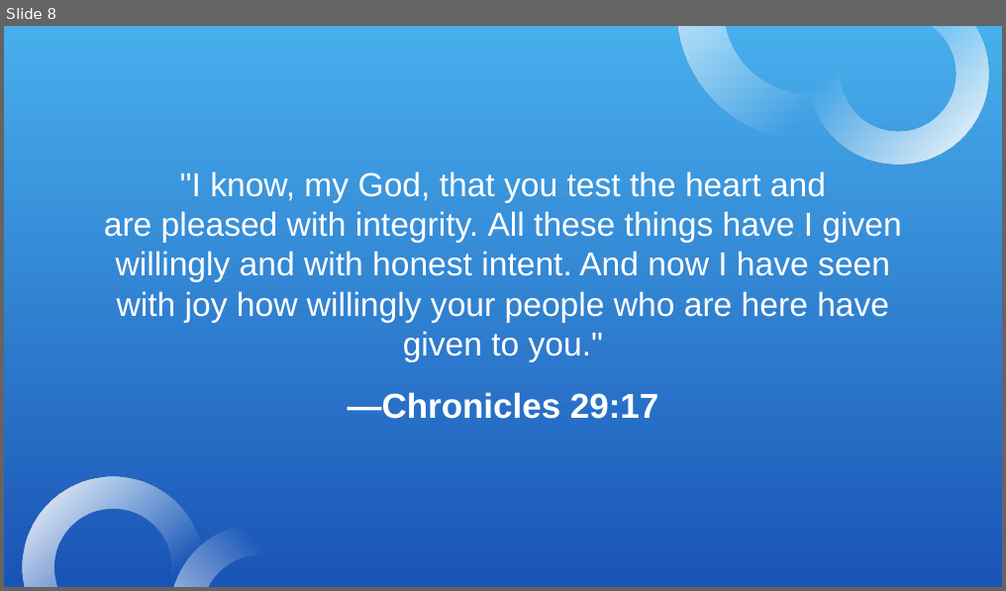
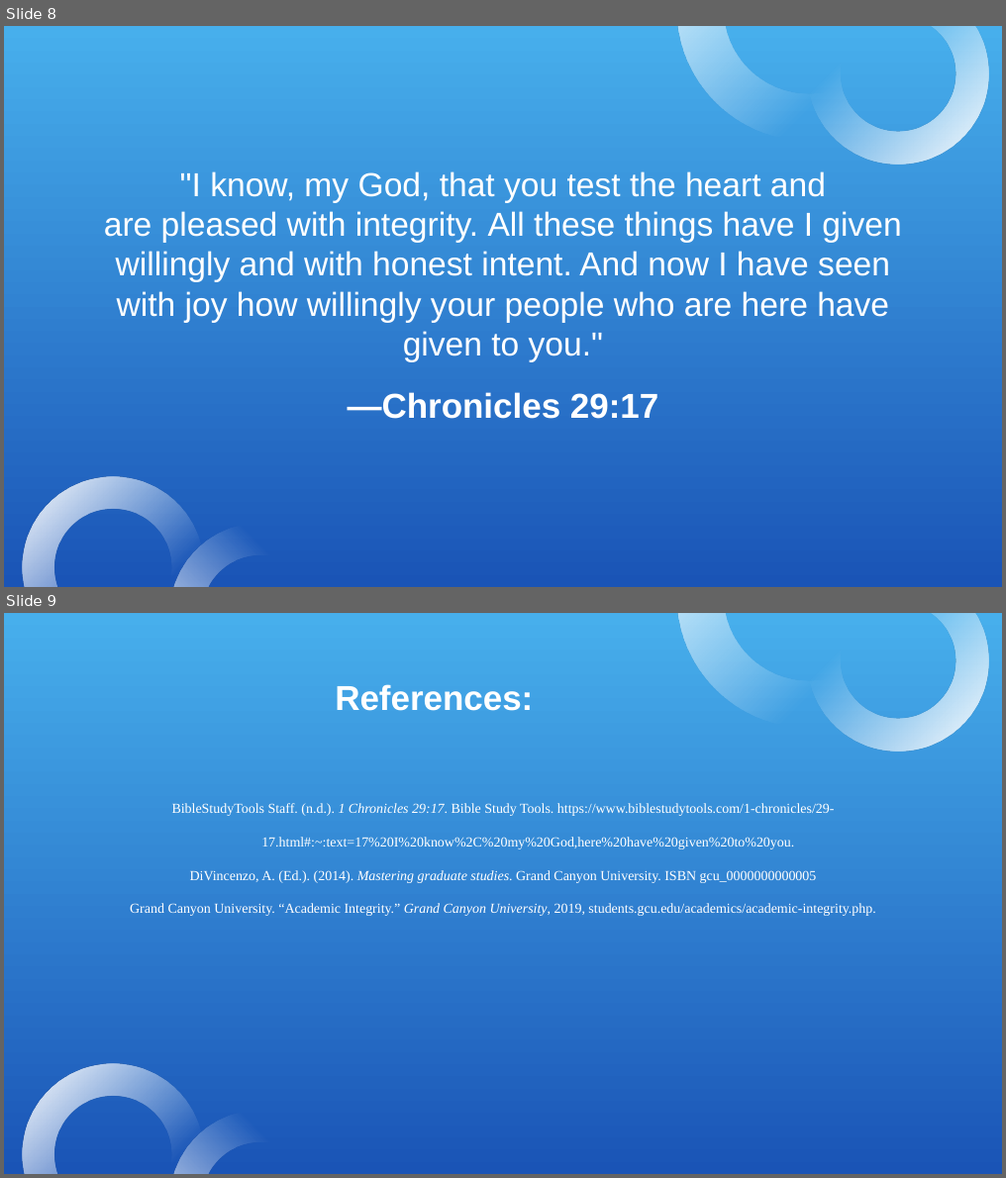
Before and after one commit to rcoon1/GCU-Masters, a slide deck: UNV 507/Topic 1/PSA Policy Violation RCoon.pptx. Shown one above the other, each under a label of ours: slide 8 before the commit, slides 8 and 9 after it. The pictures are 1006x591 and 1006x1178 pixels, drawn with LibreOffice and Linux fonts; fonts in the diff are those of the drawing. Boxes give left, top, right and bottom in pixels: in the first picture for what was removed or moved away, otherwise in the second. Text is boxed around its words. In the diff, an @@ line names an element or a change of style, - is before the commit and + after.

```diff
--- a/UNV 507/Topic 1/PSA Policy Violation RCoon.pptx
+++ b/UNV 507/Topic 1/PSA Policy Violation RCoon.pptx
@@ slide 9 added at bbox=[4, 613, 1002, 1174], background gradient #47AFEC to #1A54B6; not listed: 4 template elements that a slide beside it also shows @@
@@ title added at bbox=[335, 684, 533, 711], 25 pt, text #FFFFFF, bold @@
+References:
@@ subtitle added at bbox=[130, 803, 875, 916], 10 pt, text #FFFFFF @@
+BibleStudyTools Staff. (n.d.). 1 Chronicles 29:17. Bible Study Tools. https://www.biblestudytools.com/1-chronicles/29-17.html#:~:text=17%20I%20know%2C%20my%20God,here%20have%20given%20to%20you.
+DiVincenzo, A. (Ed.). (2014). Mastering graduate studies. Grand Canyon University. ISBN gcu_0000000000005
+Grand Canyon University. “Academic Integrity.” Grand Canyon University, 2019, students.gcu.edu/academics/academic-integrity.php.
```
Also in this commit, not shown: 5 slides changed, 1 other slide added, 1 slide removed.
